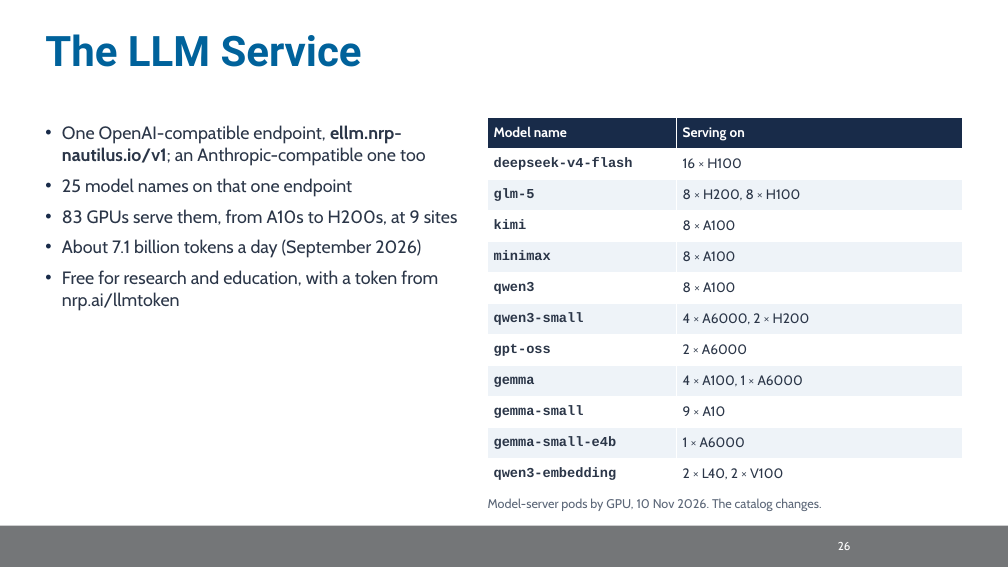
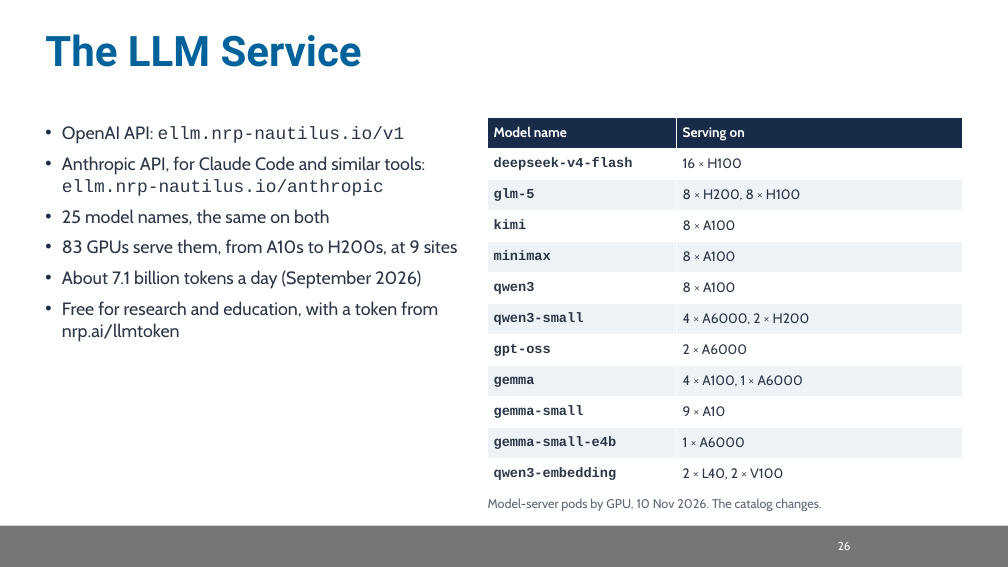
Before and after one commit to nrp-nautilus/nrp-training, a slide deck: slide 44 of trainings/scinet-sc26/slides/scinet-nrp.pptx (slide 32 before the commit). Drawn at 1008x567 pixels with LibreOffice and Linux fonts; fonts in the diff are those of the drawing; background and template pictures are left out. Boxes give left, top, right and bottom in pixels: in the first picture for what was removed or moved away, otherwise in the second. Text is boxed around its words. In the diff, an @@ line names an element or a change of style, - is before the commit and + after.

Commit message:
scinet-sc26: slide revisions, an agent in the demo, a presenter reference
- Slides advance by keys only; mouse clicks no longer change slides
- New slides: Containers and Kubernetes, How Services Get Deployed, Fitting
  Big Models on Contributed GPUs, What is a Namespace?, Runner Flavors (backup)
- Getting Traffic In redrawn to the real path (DNS, HAProxy ingress nodes,
  cert-manager; MetalLB for non-HTTP services); Policy, Network, Request path,
  Sharing GPUs and Multi-Node Serving step through with moving dots
- Owners get reservation taints, not a priority class; no billing wording
- Real Thanos panels and the MaDDash loss grid; Internet2 sites on the map
- Demo: no admin-only commands; new agent.ipynb with three read-only tools
- Slides split into section files; reference.md glossary for the presenter

```diff
--- a/trainings/scinet-sc26/slides/scinet-nrp.pptx
+++ b/trainings/scinet-sc26/slides/scinet-nrp.pptx
@@ text at [62, 126, 425, 225]: text changed @@
-• One OpenAI-compatible endpoint, ellm.nrp-nautilus.io/v1; an Anthropic-compatible one too
-• 25 model names on that one endpoint
+• OpenAI API: ellm.nrp-nautilus.io/v1
+• Anthropic API, for Claude Code and similar tools: ellm.nrp-nautilus.io/anthropic
+• 25 model names, the same on both
```
Also in this commit, not shown: 48 other slides changed, 19 slides added, 3 slides removed, 28 other files.
